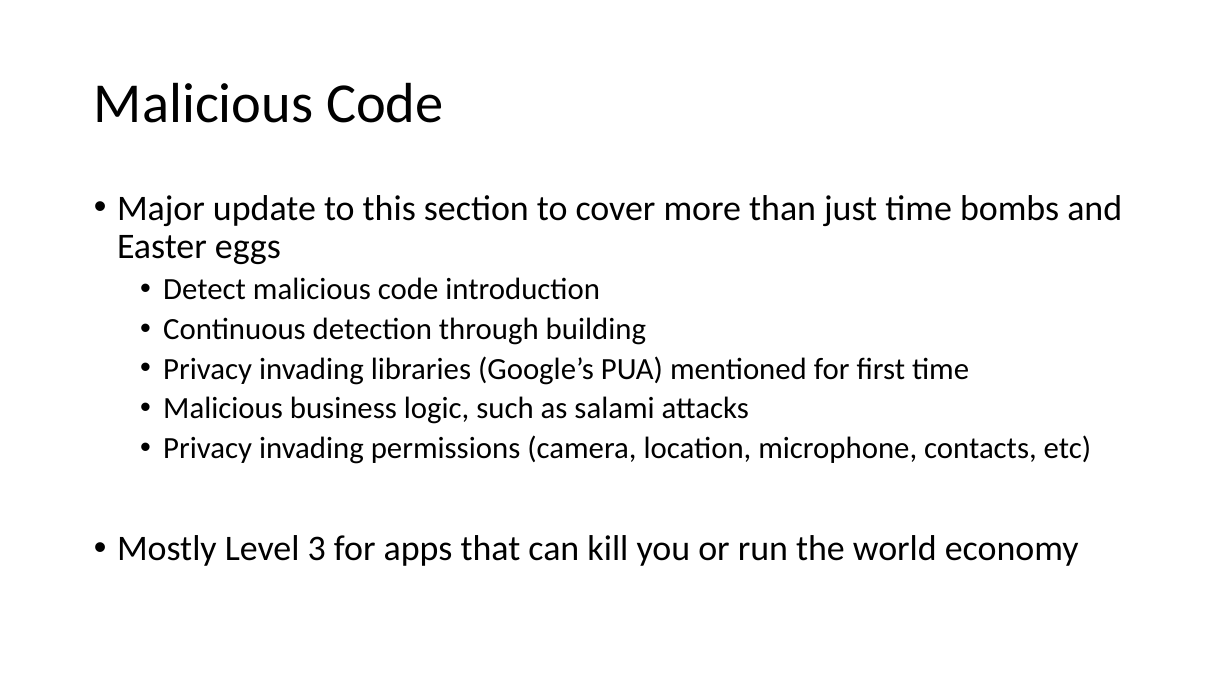
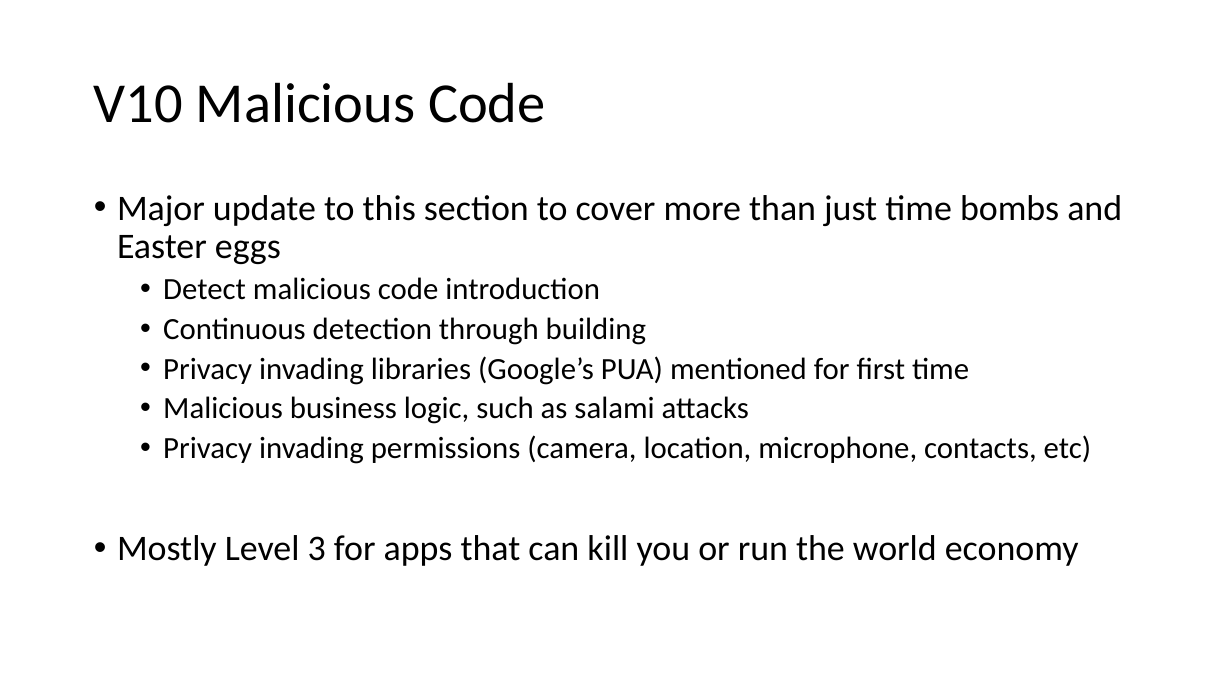
Before and after one commit to OWASP/ASVS, a slide deck: slide 24 of 4.0/presentations/NullCon 2019 ASVS 4.0 Release.pptx (slide 19 before the commit). Drawn at 1232x693 pixels with LibreOffice and Linux fonts; fonts in the diff are those of the drawing; background and template pictures are left out. Boxes give left, top, right and bottom in pixels: in the first picture for what was removed or moved away, otherwise in the second. Text is boxed around its words. In the diff, an @@ line names an element or a change of style, - is before the commit and + after.

```diff
--- a/4.0/presentations/NullCon 2019 ASVS 4.0 Release.pptx
+++ b/4.0/presentations/NullCon 2019 ASVS 4.0 Release.pptx
@@ title at [94, 82, 546, 123]: text changed @@
-Malicious Code
+V10 Malicious Code
```
Also in this commit, not shown: 9 other slides changed, 5 slides added.
